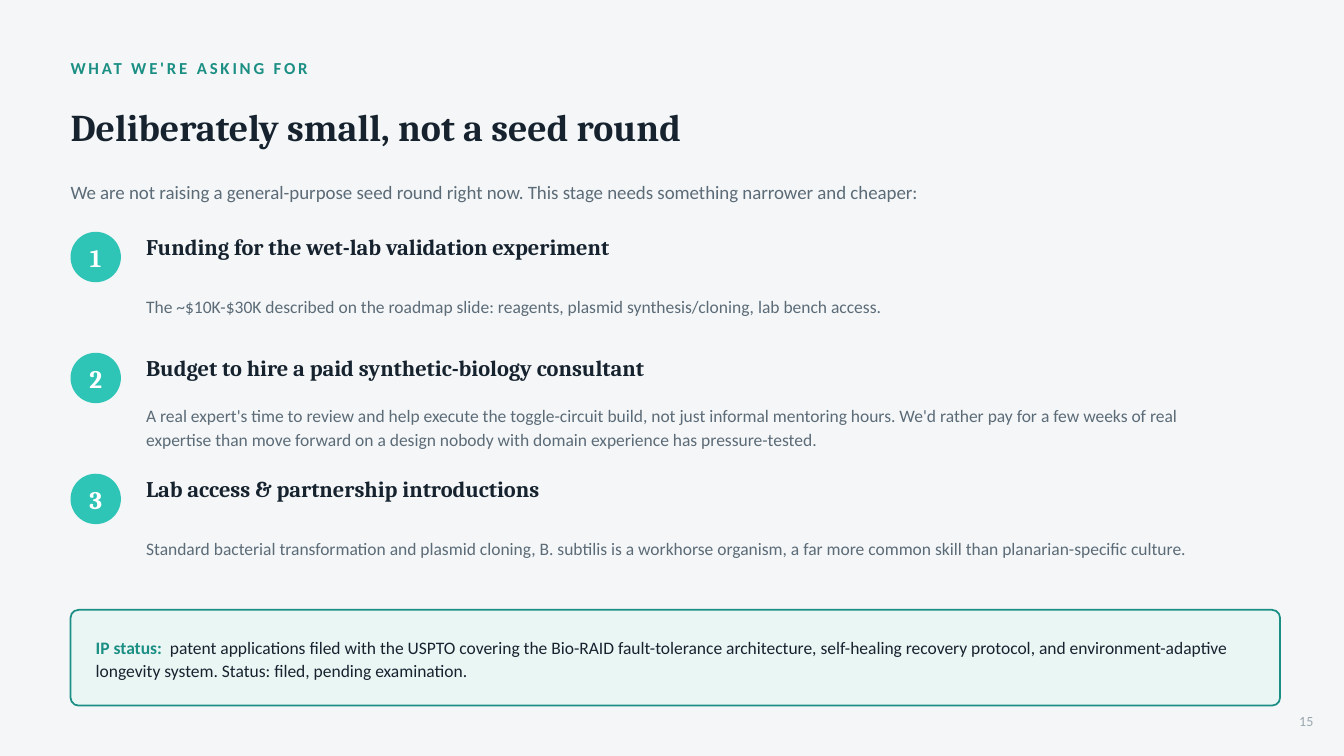
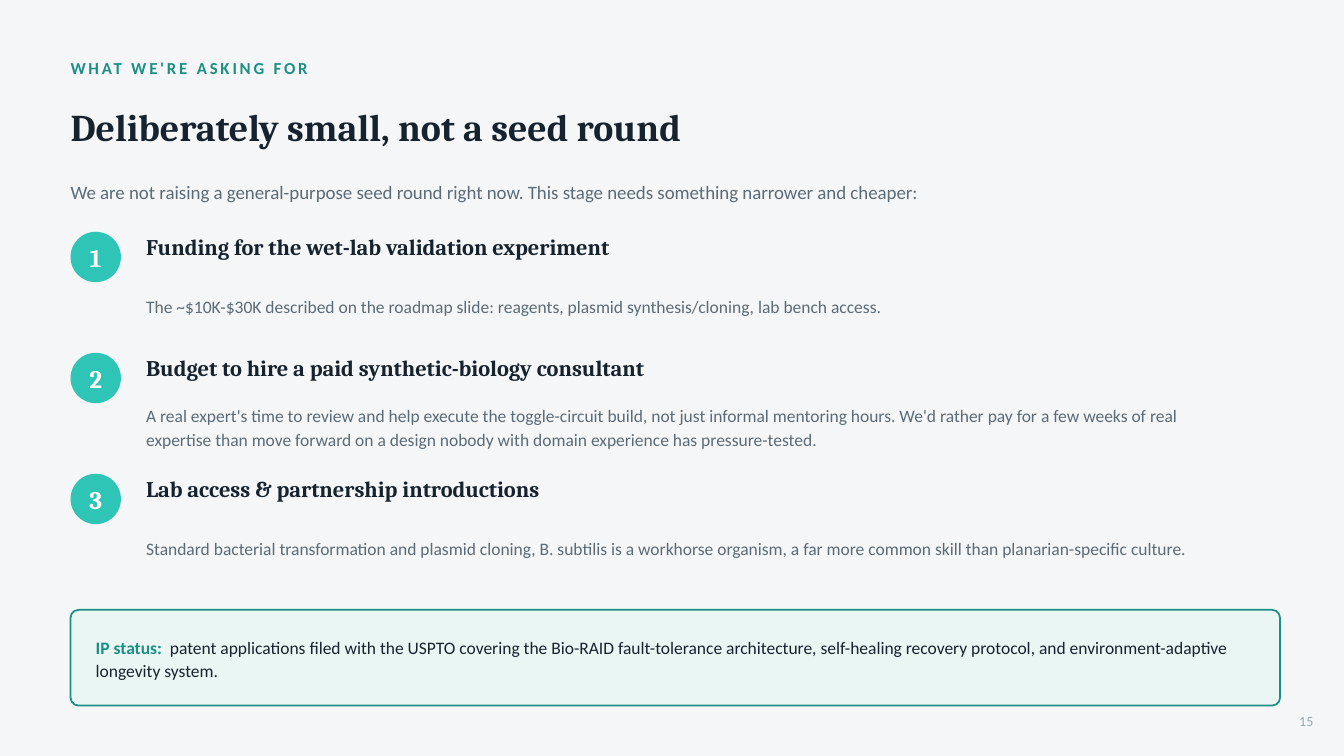
Before and after one commit to rewired89/Acheron, a slide deck: slide 15 of docs/pitch/Acheron_Pitch_Deck.pptx. Drawn at 1344x756 pixels with LibreOffice and Linux fonts; fonts in the diff are those of the drawing. Boxes give left, top, right and bottom in pixels: in the first picture for what was removed or moved away, otherwise in the second. Text is boxed around its words. In the diff, an @@ line names an element or a change of style, - is before the commit and + after.

```diff
--- a/docs/pitch/Acheron_Pitch_Deck.pptx
+++ b/docs/pitch/Acheron_Pitch_Deck.pptx
@@ text at box(96, 642, 1227, 680): text changed @@
-IP status: patent applications filed with the USPTO covering the Bio-RAID fault-tolerance architecture, self-healing recovery protocol, and environment-adaptive longevity system. Status: filed, pending examination.
+IP status: patent applications filed with the USPTO covering the Bio-RAID fault-tolerance architecture, self-healing recovery protocol, and environment-adaptive longevity system.
```
Also in this commit, not shown: 2 other slides changed, 1 other file.
